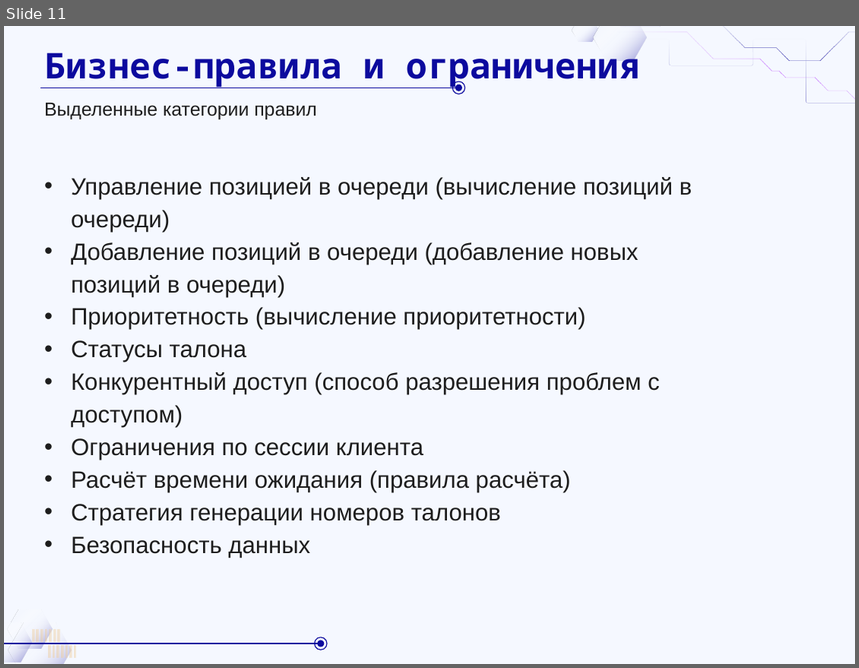
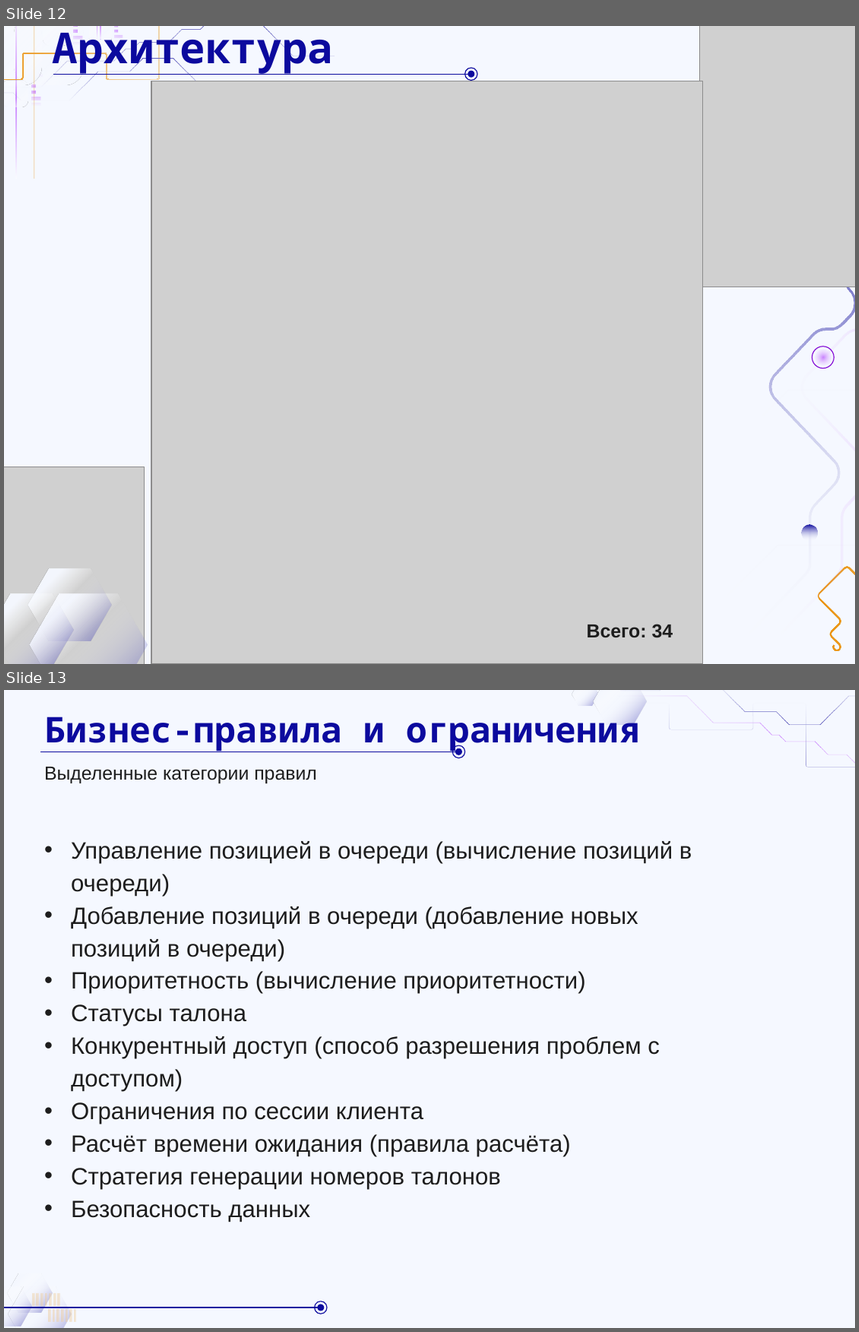
Before and after one commit to DaL1ner/virtual_queue_management_system, a slide deck: docs/course-work/reports/presentation/sprint-12.pptx. Shown one above the other, each under a label of ours: slide 11 before the commit, slides 12 and 13 after it. The pictures are 859x668 and 859x1332 pixels, drawn with LibreOffice and Linux fonts; fonts in the diff are those of the drawing; grey boxes stand for pictures; background and template pictures are left out. Boxes give left, top, right and bottom in pixels: in the first picture for what was removed or moved away, otherwise in the second. Text is boxed around its words. In the diff, an @@ line names an element or a change of style, - is before the commit and + after.

```diff
--- a/docs/course-work/reports/presentation/sprint-12.pptx
+++ b/docs/course-work/reports/presentation/sprint-12.pptx
@@ slide 12 added at <box>4,26,855,664</box>, background #F5F8FF @@
@@ group added at <box>4,26,335,253</box>: 28 freeform shapes @@
@@ title added at <box>53,26,334,74</box>, 36 pt, text #0C0A9E, bold @@
+Архитектура
@@ ellipse added at <box>465,68,478,81</box>, outline #0C0A9E 0.75 pt @@
@@ ellipse added at <box>468,70,474,77</box>, fill #0C0A9E @@
@@ line added from (53, 74) to (469, 74), #0C0A9E 0.75 pt @@
@@ picture added at <box>151,81,703,664</box> @@
@@ group added at <box>700,26,855,651</box>: 5 freeform shapes, 3 ellipses, 1 picture @@
@@ group added at <box>4,468,147,664</box>: 3 freeform shapes, 1 picture @@
@@ text added at <box>587,624,674,639</box>, 16 pt, text #1D1D1D, bold @@
+Всего: 34
@@ what was slide 11 is now slide 13 @@
```
Also in this commit, not shown: 7 slides changed, 2 other slides added, 3 other files.
